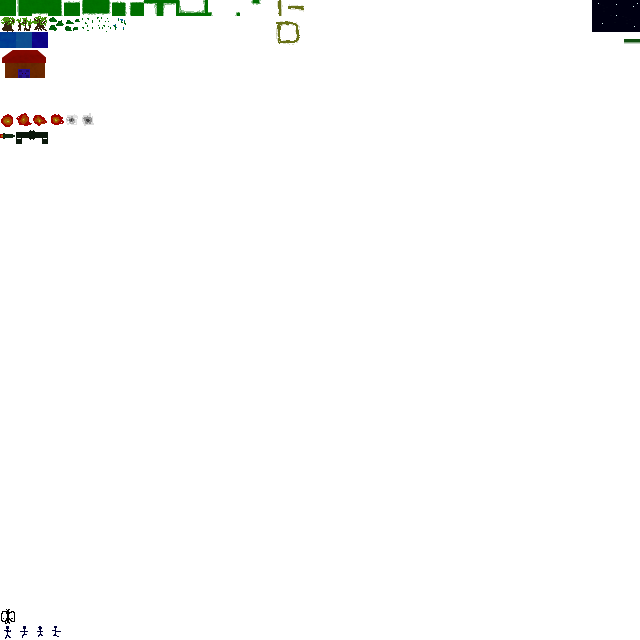
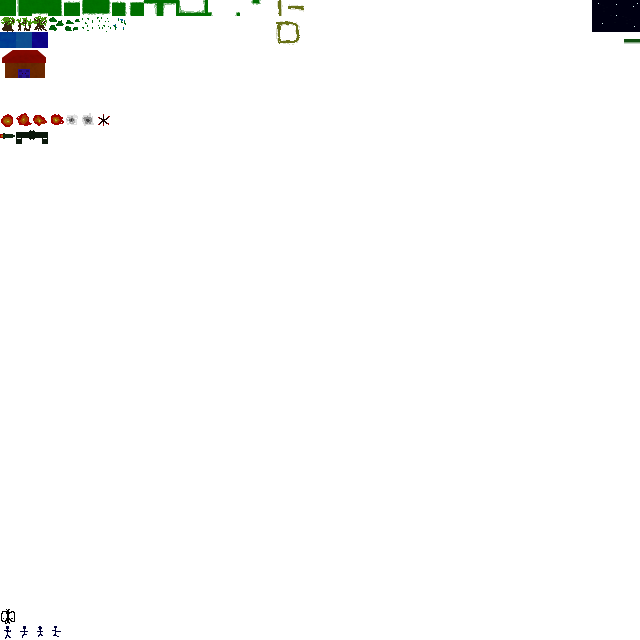
Comparing the layer stacks of the two (640, 640) images. Changes:
painted on "Background" over [98, 114, 110, 126]
